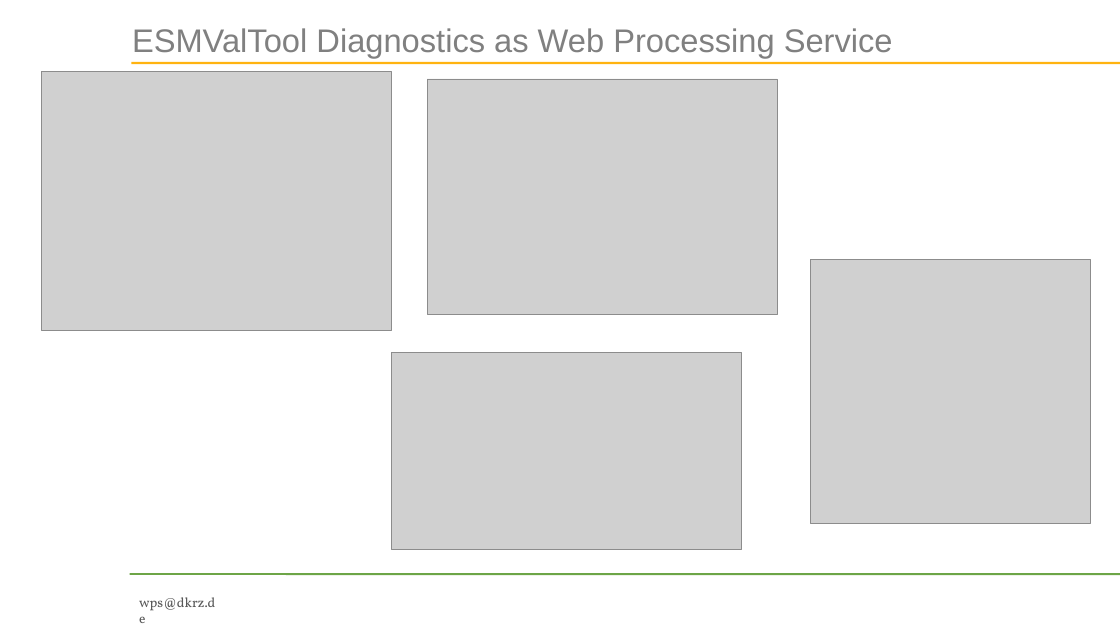
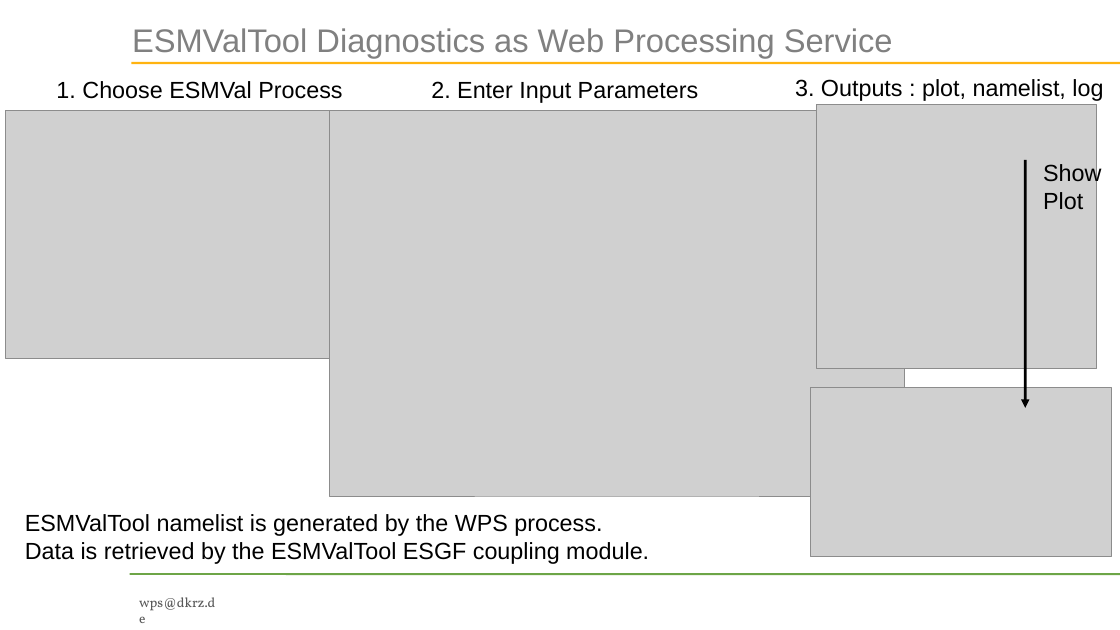
Before and after one commit to bird-house/birdhouse-docs, a slide deck: slide 16 of slides/birdhouse-esgf-f2f-2016/birdhouse-esgf-f2f-2016.odp (slide 18 before the commit). Drawn at 1120x630 pixels with LibreOffice and Linux fonts; fonts in the diff are those of the drawing; grey boxes stand for pictures; background and template pictures are left out. Boxes give left, top, right and bottom in pixels: in the first picture for what was removed or moved away, otherwise in the second. Text is boxed around its words. In the diff, an @@ line names an element or a change of style, - is before the commit and + after.

Commit message:
added text to example slides

```diff
--- a/slides/birdhouse-esgf-f2f-2016/birdhouse-esgf-f2f-2016.odp
+++ b/slides/birdhouse-esgf-f2f-2016/birdhouse-esgf-f2f-2016.odp
@@ text added at [56, 81, 342, 99], 24 pt, text #000000 @@
+1. Choose ESMVal Process
@@ text added at [431, 81, 699, 103], 24 pt, text #000000 @@
+2. Enter Input Parameters
@@ text added at [795, 79, 1103, 101], 24 pt, text #000000 @@
+3. Outputs : plot, namelist, log
@@ picture: place and size @@
-picture at [41, 71, 391, 330]
+picture at [6, 110, 342, 358]
@@ picture: place and size @@
-picture at [427, 79, 777, 314]
+picture at [330, 110, 904, 496]
@@ picture: place and size @@
-picture at [391, 353, 741, 550]
+picture at [817, 105, 1097, 369]
@@ arrow added from (1026, 160) to (1026, 408), #000000 2.89 pt @@
@@ text added at [1043, 162, 1101, 209], 24 pt, text #000000 @@
+Show
+Plot
@@ picture: place and size @@
-picture at [810, 259, 1090, 523]
+picture at [810, 388, 1111, 557]
@@ text added at [25, 514, 649, 564], 24 pt, text #000000 @@
+ESMValTool namelist is generated by the WPS process.
+Data is retrieved by the ESMValTool ESGF coupling module.
```
Also in this commit, not shown: 5 other slides changed, 1 slide added, 1 slide removed.
